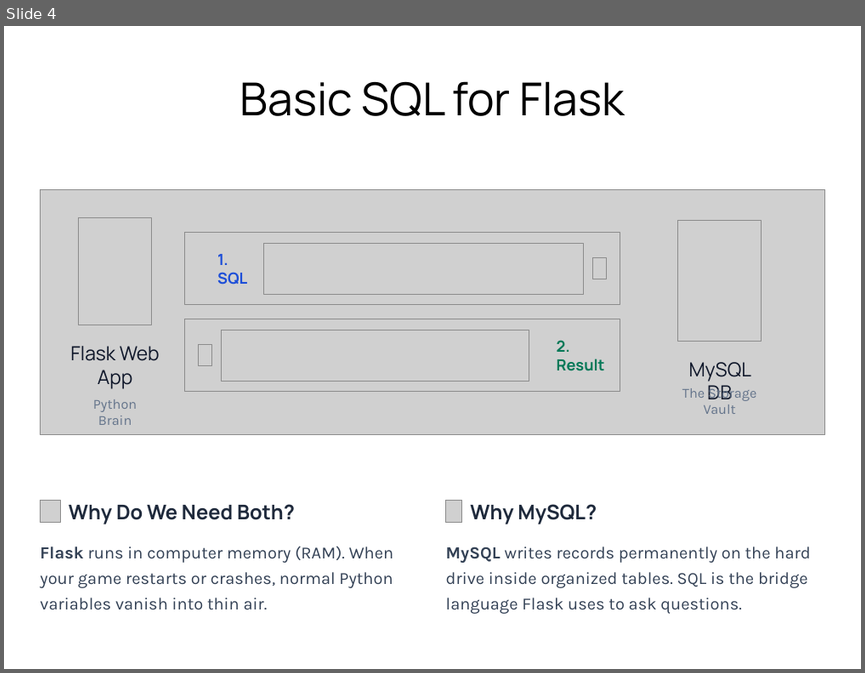
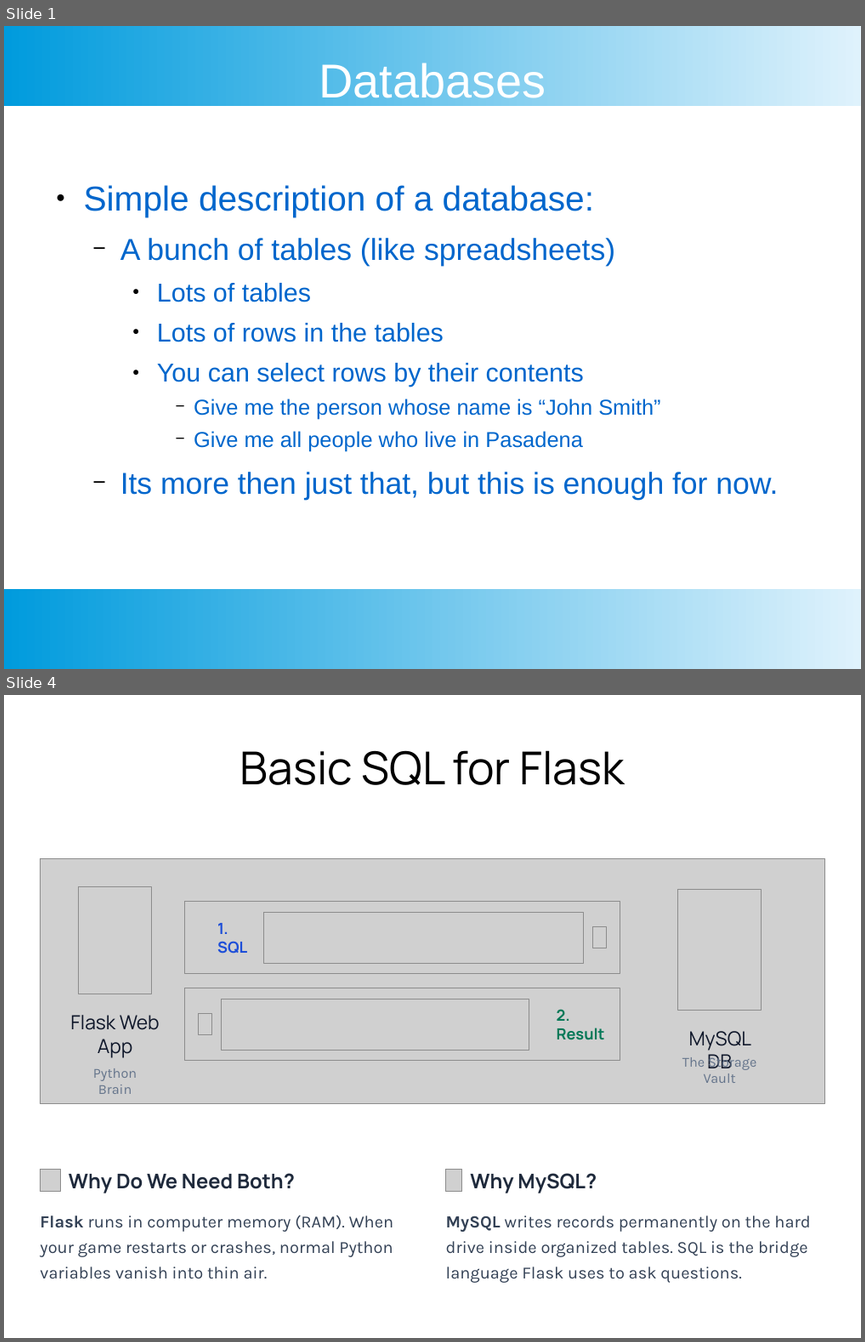
Before and after one commit to benjaminisi/EscapeRoomFlaskLesson, a slide deck: Documents/slides/4sql.odp. Shown one above the other, each under a label of ours: slide 4 before the commit, slides 1 and 4 after it; the slides between them are not shown. The pictures are 865x673 and 865x1342 pixels, drawn with LibreOffice and Linux fonts; fonts in the diff are those of the drawing; grey boxes stand for pictures; background and template pictures are left out. Boxes give left, top, right and bottom in pixels: in the first picture for what was removed or moved away, otherwise in the second. Text is boxed around its words. In the diff, an @@ line names an element or a change of style, - is before the commit and + after.

```diff
--- a/Documents/slides/4sql.odp
+++ b/Documents/slides/4sql.odp
@@ slide 1 added at (4, 26, 861, 669), background #FFFFFF @@
@@ rectangle added at (4, 26, 861, 106), fill gradient #DFF2FC to #009BDD @@
@@ title added at (318, 60, 545, 106), 44 pt, text #FFFFFF @@
+Databases
@@ text added at (84, 185, 778, 499), 28 pt, text #0066CC @@
+● Simple description of a database:
+  − A bunch of tables (like spreadsheets)
+    ● Lots of tables
+    ● Lots of rows in the tables
+    ● You can select rows by their contents
+      − Give me the person whose name is “John Smith”
+      − Give me all people who live in Pasadena
+  − Its more then just that, but this is enough for now.
@@ rectangle added at (4, 589, 861, 669), fill gradient #DFF2FC to #009BDD @@
```
Also in this commit, not shown: 2 slides changed, 1 other slide added, 2 slides removed.
